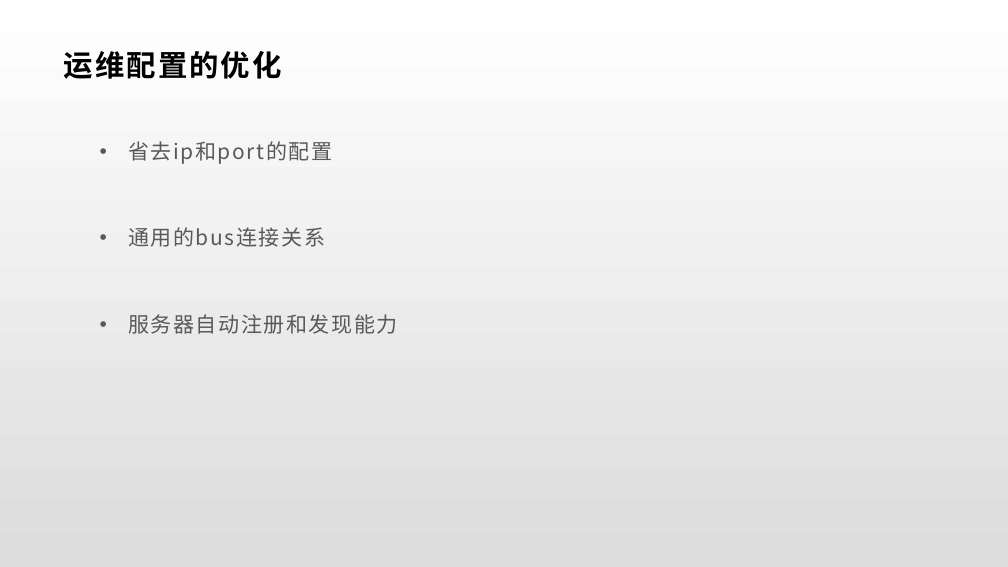
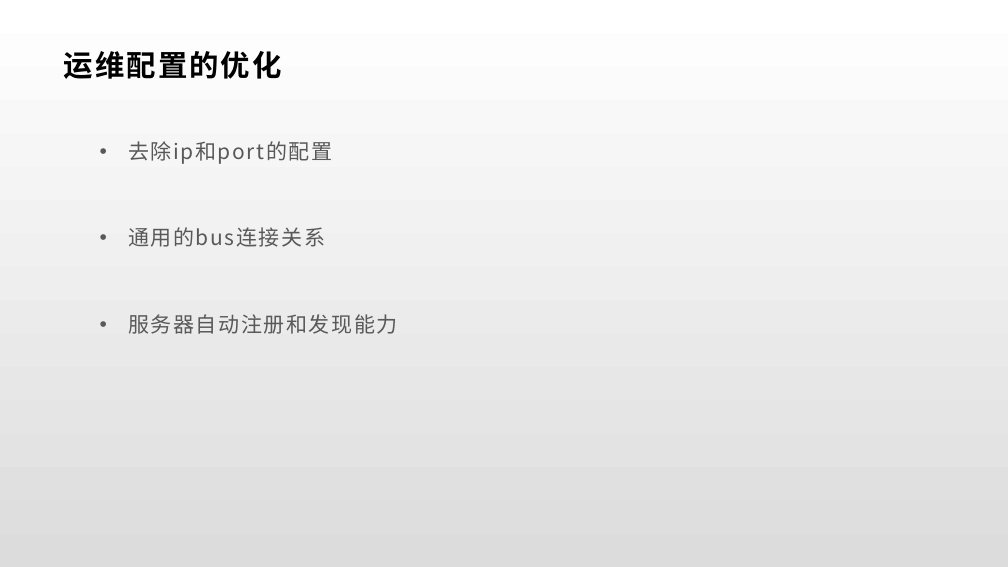
Before and after one commit to lori227/KFrame, a slide deck: slide 31 of _doc/KFrame.pptx. Drawn at 1008x567 pixels with LibreOffice and Linux fonts; fonts in the diff are those of the drawing. Boxes give left, top, right and bottom in pixels: in the first picture for what was removed or moved away, otherwise in the second. Text is boxed around its words. In the diff, an @@ line names an element or a change of style, - is before the commit and + after.

```diff
--- a/_doc/KFrame.pptx
+++ b/_doc/KFrame.pptx
@@ text at bbox=[128, 141, 332, 164]: text changed @@
-  • 省去ip和port的配置
+  • 去除ip和port的配置
```
